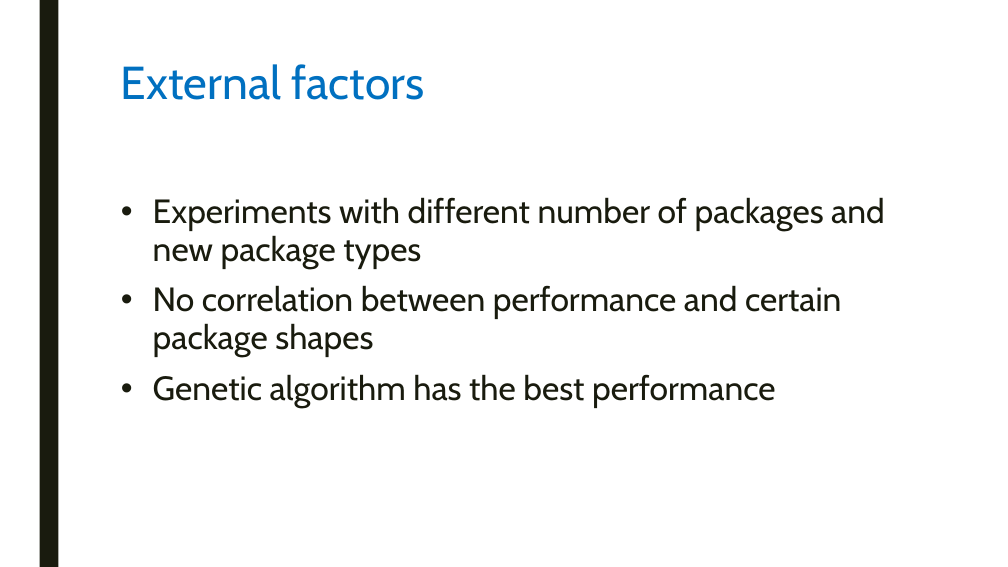
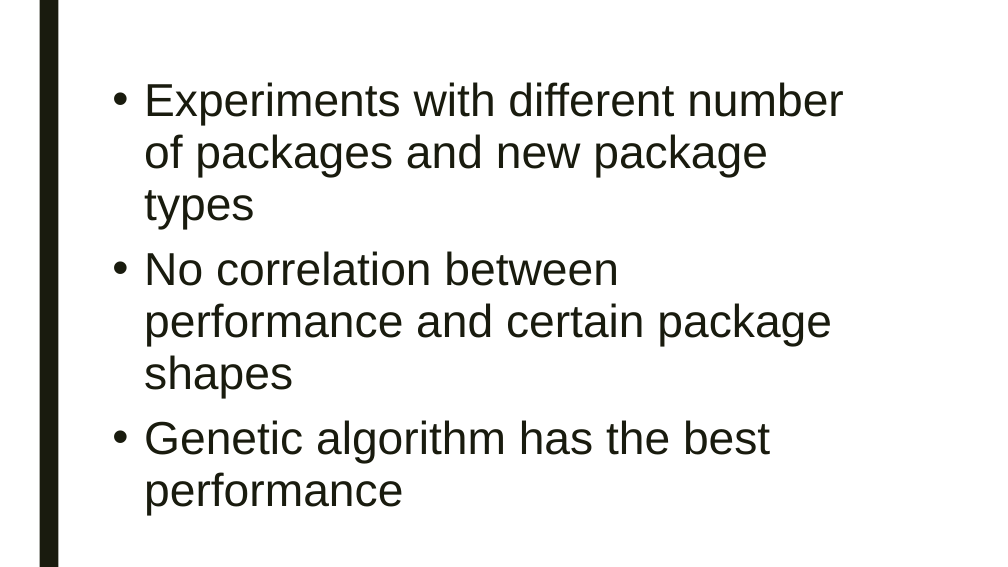
Before and after one commit to swengeler/PP3, a slide deck: slide 25 of Report, presentation and related stuff/Knapsack_problem.pptx (slide 24 before the commit). Drawn at 1008x567 pixels with LibreOffice and Linux fonts; fonts in the diff are those of the drawing. Boxes give left, top, right and bottom in pixels: in the first picture for what was removed or moved away, otherwise in the second. Text is boxed around its words. In the diff, an @@ line names an element or a change of style, - is before the commit and + after.

```diff
--- a/Report, presentation and related stuff/Knapsack_problem.pptx
+++ b/Report, presentation and related stuff/Knapsack_problem.pptx
@@ text "Experiments with different number of ...": place and size @@
-text "Experiments with different number of ..." at [153, 197, 885, 408]
+text "Experiments with different number of ..." at [144, 82, 844, 515]
@@ text "Experiments with different number of ..." at [144, 82, 844, 515]: size 32 to 44 pt, font Cabin to Arial @@
@@ title removed at [121, 64, 425, 100] @@
-External factors
```
Also in this commit, not shown: 10 other slides changed, 5 slides added, 3 slides removed.
